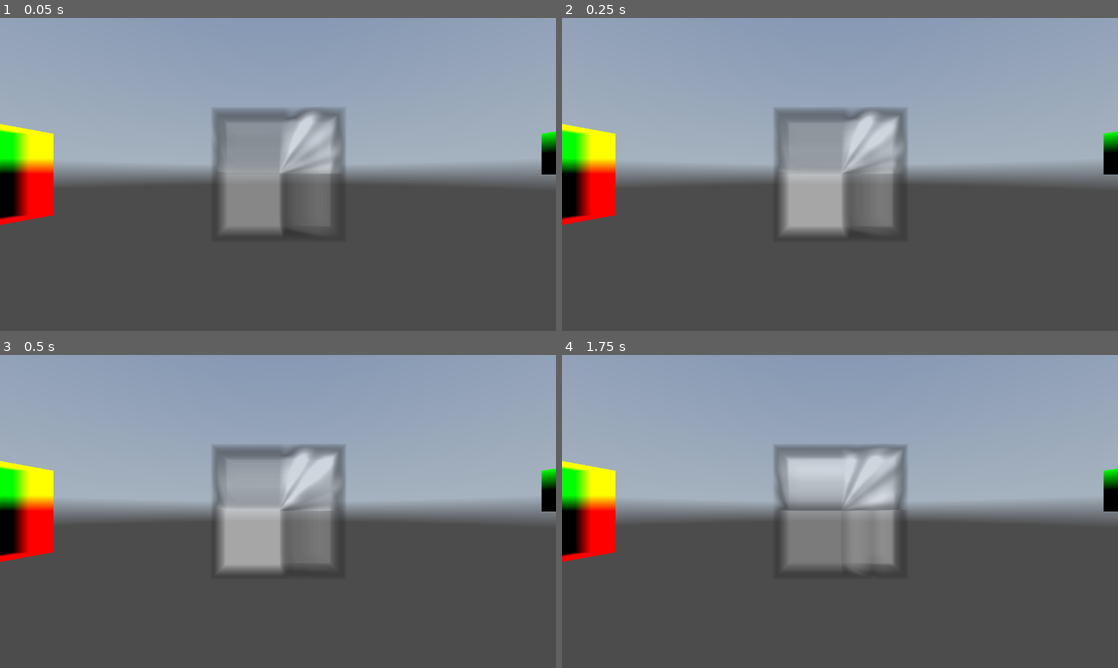
Above: before the commit, frames 1-4 (two rows, left to right).
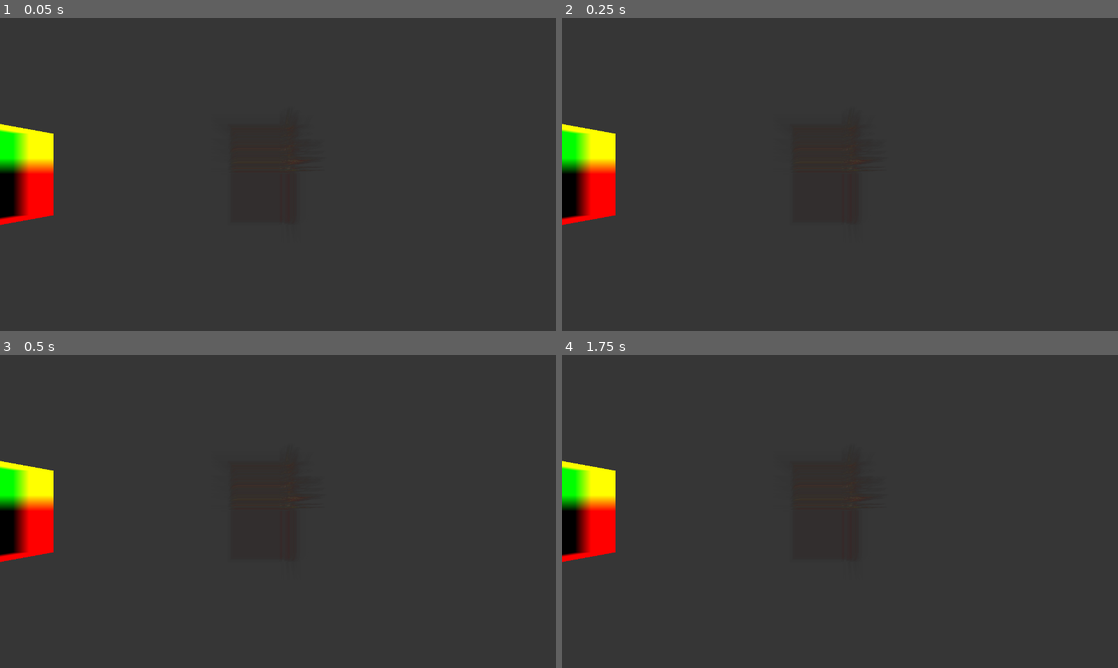
Above: after the commit, the same moments.

Repository: alvaro23LP/visualizador-volumenes
Game: Godot game, scene res://main.tscn
Two runs of this game, one before a commit and one after it. Both use one fixed random seed, a clock stepped at 60 frames per second and the inputs below. A sky picture missing from this copy of the repository is replaced by a grey-blue gradient.
Inputs (mouse positions are in pixels of both pictures, inside the frame that each line leads up to):
- Up to frame 1 (0.05 s): no input
- Up to frame 2 (0.25 s): no input
- Up to frame 3 (0.5 s): no input
- Up to frame 4 (1.75 s): move the mouse to (867, 511) at 0.52 s; hold 1 (toggle_camera) 0.53-1.28 s; hold W (move_forward) from 0.53 s (still down); move the mouse to (812, 511) at 1.27 s; tap 1 (toggle_camera) at 1.35 s

The runs differ from the first frame. In frame 1, 55% of the frame differs, in the area x 0-100%, y 0-70%; in frame 2, 55%; in frame 3, 55%; in frame 4, 55%.

Commit message:
Cargador de volumenes mediante imagenes, render de una cabeza mediante imagenes DICOM

Diff:
--- /dev/null
+++ b/VolumeLoader.gd
@@ -0,0 +1,37 @@
+extends Node
+
+func create_volume_from_folder(folder_path: String) -> ImageTexture3D:
+	var dir := DirAccess.open(folder_path)
+	if dir == null:
+		push_error("No se pudo abrir la carpeta: " + folder_path)
+		return null
+
+	var slices := []
+	dir.list_dir_begin()
+	var file_name := dir.get_next()
+	while file_name != "":
+		if not dir.current_is_dir() and file_name.to_lower().ends_with(".png"):
+			var file_path = folder_path.path_join(file_name)
+			var texture := load(file_path) as Texture2D
+			if texture:
+				var img := texture.get_image()
+				if img:
+					img.convert(Image.FORMAT_RGB8)
+					slices.append(img)
+		file_name = dir.get_next()
+	dir.list_dir_end()
+
+	if slices.size() == 0:
+		push_error("No se encontraron imágenes válidas en: " + folder_path)
+		return null
+
+	var width = slices[0].get_width()
+	var height = slices[0].get_height()
+	var depth = slices.size()
+	var tex3d := ImageTexture3D.new()
+	var error = tex3d.create(Image.FORMAT_RGB8, width, height, depth, false, slices)
+	if error != OK:
+		push_error("Error al crear la textura 3D: " + str(error))
+		return null
+
+	return tex3d
--- a/main.gd
+++ b/main.gd
@@ -1,4 +1,6 @@
 extends Node3D
+
+var VolumeLoader = preload("res://VolumeLoader.gd")
 
 @onready var cam_orbital := $OrbitalCamera/Camera3D
 @onready var cam_fp := $FirstPerson/Camera3D
@@ -15,41 +17,29 @@
 	cam_viewport2.global_transform = cam_orbital.global_transform
 
 	await get_tree().process_frame
+	var mat = mesh.get_active_material(0)
 	if viewport1.get_texture():
-		mesh.get_active_material(0).set_shader_parameter("viewport_texture", viewport1.get_texture())
+		mat.set_shader_parameter("viewport_texture", viewport1.get_texture())
 
 	if viewport2.get_texture():
-		mesh.get_active_material(0).set_shader_parameter("viewport_texture2", viewport2.get_texture())
+		mat.set_shader_parameter("viewport_texture2", viewport2.get_texture())
 
-	var noise = FastNoiseLite.new()
-	noise.seed = randi()
-	noise.noise_type = FastNoiseLite.TYPE_SIMPLEX
-	noise.frequency = 0.02
-	noise.fractal_octaves = 6
-	noise.fractal_lacunarity = 2.0
-	noise.fractal_gain = 0.1
+	var loader = VolumeLoader.new()
+	var volume_tex = loader.create_volume_from_folder("res://slices/")
+	mat.set_shader_parameter("textura3D", volume_tex)
 
 
-	var tex3d = NoiseTexture3D.new()
-	tex3d.noise = noise
-	tex3d.width = 128
-	tex3d.height = 128
-	tex3d.depth = 128
+func _process(_delta):
+	var mat = mesh.get_active_material(0)
+	if viewport1.get_texture():
+		mat.set_shader_parameter("viewport_texture", viewport1.get_texture())
+	if viewport2.get_texture():
+		mat.set_shader_parameter("viewport_texture2", viewport2.get_texture())
 
-	# Asignar a shader
-	mesh.get_active_material(0).set_shader_parameter("volume_noise", tex3d)
-	#mesh.get_active_material(0).set_shader_parameter("noise_offset", Vector3(randf(), randf(), randf()))
+	var bounds = mesh.get_aabb()
+	mat.set_shader_parameter("volume_min", bounds.position)
+	mat.set_shader_parameter("volume_size", bounds.size)
 
-var time := 0.0
-func _process(delta):
-	if viewport1.get_texture():
-		mesh.get_active_material(0).set_shader_parameter("viewport_texture", viewport1.get_texture())
-	if viewport2.get_texture():
-		mesh.get_active_material(0).set_shader_parameter("viewport_texture2", viewport2.get_texture())
-
-	time += delta/2
-	var offset = Vector3(sin(time*0.3), cos(time * 0.2), sin(time * 0.1))
-	mesh.get_active_material(0).set_shader_parameter("noise_offset", offset)
 
 
 	if cam_fp.current:
--- a/main.tscn
+++ b/main.tscn
@@ -17,7 +17,9 @@
 sky_material = SubResource("PanoramaSkyMaterial_bbb1s")
 
 [sub_resource type="Environment" id="Environment_so7h2"]
-background_mode = 2
+background_mode = 1
+background_color = Color(0.233925, 0.233925, 0.233925, 1)
+background_energy_multiplier = 0.9
 sky = SubResource("Sky_qd3wd")
 ambient_light_source = 2
 ambient_light_color = Color(1, 1, 1, 1)
@@ -27,7 +29,9 @@
 [sub_resource type="ShaderMaterial" id="ShaderMaterial_gf7gt"]
 render_priority = 0
 shader = ExtResource("6_rri73")
-shader_parameter/noise_offset = null
+shader_parameter/umbral_densidad = 0.2
+shader_parameter/volume_min = null
+shader_parameter/volume_size = null
 
 [sub_resource type="BoxMesh" id="BoxMesh_2fuyy"]
 material = SubResource("ShaderMaterial_gf7gt")
@@ -83,19 +87,24 @@
 script = ExtResource("3_y7tog")
 
 [node name="Camera3D" type="Camera3D" parent="FirstPerson"]
+transform = Transform3D(1, 1.86265e-09, 8.14188e-17, 0, -4.37114e-08, 1, 1.86265e-09, -1, -4.37114e-08, 0, 0, 0)
 cull_mask = 1048569
 
 [node name="CollisionShape3D" type="CollisionShape3D" parent="FirstPerson"]
+transform = Transform3D(1, 1.86265e-09, 8.14188e-17, 0, -4.37114e-08, 1, 1.86265e-09, -1, -4.37114e-08, 0, 0, 0)
 shape = SubResource("BoxShape3D_nkp7i")
 
 [node name="Box_trazado_rayos" type="MeshInstance3D" parent="."]
+transform = Transform3D(1, 0, 0, 0, -4.37114e-08, 1, 0, -1, -4.37114e-08, 0, 0, 0)
 mesh = SubResource("BoxMesh_2fuyy")
 
 [node name="Box_delanteras" type="MeshInstance3D" parent="."]
+transform = Transform3D(1, 0, 0, 0, -4.37114e-08, 1, 0, -1, -4.37114e-08, 0, 0, 0)
 layers = 4
 mesh = SubResource("BoxMesh_dq05m")
 
 [node name="Box_traseras" type="MeshInstance3D" parent="."]
+transform = Transform3D(1, 0, 0, 0, -4.37114e-08, 1, 0, -1, -4.37114e-08, 0, 0, 0)
 layers = 2
 mesh = SubResource("BoxMesh_snek2")
 surface_material_override/0 = SubResource("ShaderMaterial_8703w")
@@ -113,10 +122,12 @@
 
 [node name="cull_back_ejemplo" type="MeshInstance3D" parent="."]
 transform = Transform3D(1, 0, 0, 0, 1, 0, 0, 0, 1, 13.9076, 1, 1)
+visible = false
 mesh = SubResource("BoxMesh_bhue1")
 
 [node name="cull_front_ejemplo" type="MeshInstance3D" parent="."]
 transform = Transform3D(1, 0, 0, 0, 0.999777, 0.0211169, 0, -0.0211169, 0.999777, 16.5669, 1, 1)
+visible = false
 mesh = SubResource("BoxMesh_pkcrt")
 
 [node name="SubViewport2" type="SubViewport" parent="."]
@@ -127,7 +138,7 @@
 render_target_update_mode = 4
 
 [node name="Camera3D" type="Camera3D" parent="SubViewport2"]
-transform = Transform3D(1, 0, 0, 0, 1, 0, 0, 0, 1, 0, 0, 6.64882)
+transform = Transform3D(1, 0, 0, 0, -4.37114e-08, 1, 0, -1, -4.37114e-08, 0, 0, 0)
 cull_mask = 4
 
 [node name="SubViewport" type="SubViewport" parent="."]
@@ -138,5 +149,5 @@
 render_target_update_mode = 4
 
 [node name="Camera3D" type="Camera3D" parent="SubViewport"]
-transform = Transform3D(1, 0, 0, 0, 1, 0, 0, 0, 1, 0, 0, 4.54596)
+transform = Transform3D(1, 0, 0, 0, -4.37114e-08, 1, 0, -1, -4.37114e-08, 0, 0, 0)
 cull_mask = 2
--- a/shader3_trazado_rayos.gdshader
+++ b/shader3_trazado_rayos.gdshader
@@ -3,76 +3,75 @@
 render_mode cull_back;
 uniform sampler2D viewport_texture;
 uniform sampler2D viewport_texture2;
-uniform sampler3D volume_noise;
-uniform vec3 noise_offset;
+
+uniform sampler3D textura3D;
+uniform float umbral_densidad = 0.99;
+
+uniform vec3 volume_min;
+uniform vec3 volume_size;
 
 
-float funcion_densidad2(vec3 p) {
-	p = normalize(p);
-    return texture(volume_noise, p+noise_offset).g;
-}
-vec3 funcion_color(vec3 p, float densidad) {
-    // Asume que densidad ya está calculada para p
-    // Puedes mapear el valor a un gradiente, aquí como ejemplo tonos cálidos
-    vec3 base_color = vec3(0.8, 0.8, 0.8); // naranja
-    return mix(vec3(0.0), base_color, densidad); // más denso, más color
+float funcion_densidad(vec3 p) {
+	vec3 uvw = clamp(p, 0.0, 1.0);
+    float d = texture(textura3D, uvw).r;
+    return d > 0.6 ? d : 0.0;
 }
 
-//float funcion_densidad(vec3 p) {
-    //vec3 center = vec3(0.0,0.0,0.0); // Centro de la esfera
-    //float radius = 1.5;      // Radio de la esfera
-//
-    //if (distance(p, center) < radius) {
-        //return 1.0;
-    //} else {
-        //return 0.0;
-    //}
+float funcion_densidad2(vec3 p) {
+	vec3 uvw = clamp((p - volume_min) / volume_size, 0.0, 1.0);
+    float d = texture(textura3D, uvw).r;
+    if(d > 0.4)
+		return d;
+	else
+		return 0.0;
+	//return d > umbral_densidad ? d : 0.0;
+}
+
+//vec3 funcion_color(vec3 p, float densidad) {
+    //vec3 base_color = vec3(1.0); // Color base
+    //return mix(vec3(0.0), base_color, densidad); // Interpolación según densidad
 //}
+
+vec3 funcion_color2(float densidad) {
+    if (densidad >= 0.4 && densidad < 0.65) {
+        return vec3(1.0, 0.0, 0.0); // Rojo
+    } else if (densidad >= 0.65 && densidad <= 0.75) {
+        return vec3(0.0, 1.0, 0.0); // Azul
+    } else if (densidad >= 0.75 && densidad <= 1.0) {
+        return vec3(1.0); // Blanco
+    } else {
+        return vec3(0.0, 0.1, 0.0); // Verde
+    }
+}
+
 
 void fragment() {
     vec4 tex = textureLod(viewport_texture, SCREEN_UV, 0.0); // textura del primer viewport
     vec4 tex2 = textureLod(viewport_texture2, SCREEN_UV, 0.0); // textura del segundo viewport
 	vec3 v = tex.rgb-tex2.rgb; // vector desde Vertex a tex
-    float paso = 0.05; // distancia entre pasos
+    float paso = 0.001; // distancia entre pasos
     vec3 p;
-	bool hit = false;
-	float dis = length(v); // módulo
+	float dis = length(v);// módulo
 	vec3 ray_dir = dis > 0.0 ? normalize(v) : vec3(0.0); // dirección
-
-	vec3 color = vec3(0.0);
-	float density = 0.0;
-	ALBEDO = color;
-    ALPHA = density;
 
 	vec3 final_color = vec3(0.0);
     float alpha = 0.0;
+    vec3 color;
+	float densidad = 0.0;
 
-	for (float t = 0.0; t < dis; t += paso) {
-        p = tex2.rgb + (ray_dir * t);
+	ALBEDO = final_color;
+	ALPHA = alpha;
 
-		//if(density < 0.8)
-			//density += funcion_densidad2(p) * paso;
-		//
-		//color += funcion_color(p,density) * paso * density;
+	for (float t = 0.0; t < dis; t += paso) {	// Recorremos el rayo
+        p = tex2.rgb + (ray_dir * t);			// Punto p en el rayo
 
-		float densidad = funcion_densidad2(p);
-        final_color += funcion_color(p, densidad) * densidad * paso;
+		densidad = funcion_densidad2(p);
+		color = funcion_color2(densidad);
+
+		final_color += color * densidad * paso;
         alpha += densidad * paso;
-        //if (density > 0.5) {
-            //hit = true;
-            //break;
-        //}
     }
-	//if (hit) { //pintamos la esfera
-        //ALBEDO = vec3(0.0, 0.0, 1.0);
-        //ALPHA = 1.0;
-    //} else {
-        //ALBEDO = vec3(0.2,0.5,0.7);
-        //ALPHA = 0.2;
-    //}
-	//ALBEDO = color;
-    //ALPHA =  clamp(density, 0.0, 1.0);
+
 	ALBEDO = final_color;
-    ALPHA = clamp(alpha, 0.0, 0.5);
-	//ALBEDO = vec3(v);
+    ALPHA = clamp(alpha, 0.0, 1.0);
 }
Binary file added: slice_debug_0.png
Not shown, added: slice_debug_0.png.import
Binary file added: slices/slice_001.png
Not shown, added: slices/slice_001.png.import
Binary file added: slices/slice_002.png
Not shown, added: slices/slice_002.png.import
Binary file added: slices/slice_003.png
Not shown, added: slices/slice_003.png.import
Binary file added: slices/slice_004.png
Not shown, added: slices/slice_004.png.import
Binary file added: slices/slice_005.png
Not shown, added: slices/slice_005.png.import
(and 458 more such lines)
